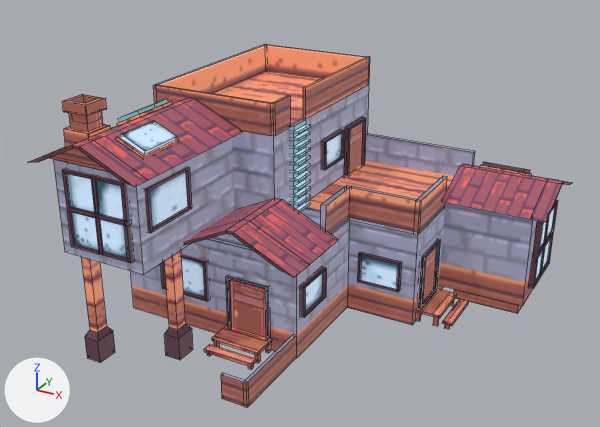
The FBX model NenhumAdeusParaNos/Assets/Models/VilaDaMadeira/Modelos/Casas/Casa da Familia Leth.v2.Anibal.2508.fbx as it was, and as the next commit left it.
Before and after are seen from a 50 mm lens placed at (13.64, -22.71, 14.57), pointed at (1.76, -1.1, 3.76). Every picture has the same lights, and +X, +Y and +Z are marked at lower left. Mesh edges are drawn as thin lines. Where no turn or scale is listed for an object, it has been applied to the vertices. Vertices at the same position are counted once.

In view in the first picture: 'Casa da família Leth'.
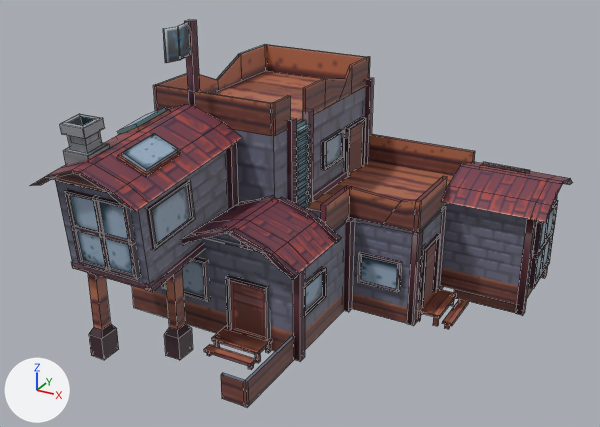
The newer file is also turned or shifted as a whole; pictures and numbers use the older file's frame.

Location of each change, (x1, y1, x2, y2) in pixels of the pictures (600 x 427 px; the box of a moved part takes in the faces that stretch with it):
'Casa da família Leth', surface changed, reshaped (7% taller): before (28, 44, 572, 407); after (30, 20, 573, 407)
part 1 of me_casa_da_família_leth, added: after (343, 218, 355, 312)
part 2 of me_casa_da_família_leth, added: after (293, 269, 305, 361)
part 3 of me_casa_da_família_leth, added: after (407, 230, 423, 326)
part 4 of me_casa_da_família_leth, added: after (436, 207, 446, 289)
part 5 of me_casa_da_família_leth, added (brown): after (515, 219, 536, 316)
part 6 of me_casa_da_família_leth, added: after (540, 194, 558, 279)
part 7 of me_casa_da_família_leth, added (brown): after (302, 110, 314, 203)
part 8 of me_casa_da_família_leth, added: after (365, 78, 374, 162)
part 9 of me_casa_da_família_leth, added: after (287, 118, 297, 204)
part 10 of me_casa_da_família_leth, added: after (226, 142, 239, 209)
part 11 of me_casa_da_família_leth, added: after (313, 171, 349, 201)
part 12 of me_casa_da_família_leth, added: after (240, 241, 248, 249)
part 13 of me_casa_da_família_leth, added: after (184, 20, 200, 106)
part 14 of me_casa_da_família_leth, moved or reshaped: before (28, 98, 437, 363); after (30, 22, 573, 360)
part 15 of me_casa_da_família_leth, surface changed: (68, 118, 555, 349) in both

Edits to the bpy script that builds the scene:
```text
Change mat_material_001:
    where n0 = _N.new('ShaderNodeBsdfPrincipled'); n0.name = 'Principled BSDF'
    remove n0.inputs[28].default_value = 1.0  # 'Emission Strength'
    remove n3 = _N.new('ShaderNodeTexImage'); n3.name = 'Image Texture.001'
    remove n3.image = img_casa1_png
    remove _L.new(n3.outputs[0], n0.inputs[27])  # 'Color' to 'Emission Color'
Change me_casa_da_família_leth:
    used by ob_casa_da_família_leth; location = (0.0, 0.0, 0.0)
    remove me_casa_da_família_leth.from_pydata(...)  # 900 vertices, 707 faces; spans x -4.01..8.84, y -6.83..6.18, z -0.62..8.02
    add me_casa_da_família_leth.from_pydata(...)  # 1130 vertices, 896 faces; spans x -4.01..8.84, y -6.93..6.18, z -0.62..9.62
    me_casa_da_família_leth part 1: a new loose piece, a box spanning x 2.83..3.08, y -0.04..0.27, z -0.08..3.32, in mat_material_001 (picture img_casa1_png)
    me_casa_da_família_leth part 2: a new loose piece, a box spanning x 2.83..3.08, y -3.5..-3.18, z -0.08..3.32, in mat_material_001 (picture img_casa1_png)
    me_casa_da_família_leth part 3: a new loose piece, a box spanning x 5.13..5.39, y 0.2..0.51, z -0.08..3.32, in mat_material_001 (picture img_casa1_png)
    me_casa_da_família_leth part 4: a new loose piece, a box spanning x 5.13..5.39, y 2.39..2.71, z -0.08..3.32, in mat_material_001 (picture img_casa1_png)
    me_casa_da_família_leth part 5: a new loose piece, a box spanning x 8.15..8.41, y 2.62..2.94, z -0.08..3.65, in mat_material_001 (picture img_casa1_png)
    me_casa_da_família_leth part 6: a new loose piece, a box spanning x 8.15..8.41, y 5.68..5.99, z -0.08..3.65, in mat_material_001 (picture img_casa1_png)
    me_casa_da_família_leth part 7: a new loose piece, a box spanning x 0.93..1.19, y 0.56..0.87, z 2.89..6.62, in mat_material_001 (picture img_casa1_png)
    me_casa_da_família_leth part 8: a new loose piece, a box spanning x 0.93..1.19, y 5.4..5.72, z 2.88..6.61, in mat_material_001 (picture img_casa1_png)
    me_casa_da_família_leth part 9: a new loose piece, a box spanning x 0.92..1.18, y -0.6..-0.28, z 2.9..6.63, in mat_material_001 (picture img_casa1_png)
    me_casa_da_família_leth part 10: a new loose piece, a box spanning x -0.61..-0.36, y -1.78..-1.47, z 2.39..6.12, in mat_material_001 (picture img_casa1_png)
    me_casa_da_família_leth part 11: a new loose piece, a box spanning x 0.93..1.19, y 0.89..3.78, z 3.31..3.53, in mat_material_001 (picture img_casa1_png)
    me_casa_da_família_leth part 12: a new loose piece, a box spanning x 0.93..1.19, y -3.39..-0.5, z 3.31..3.53, in mat_material_001 (picture img_casa1_png)
    me_casa_da_família_leth part 13: a new loose piece, a box spanning x -2.19..-1.94, y -1.44..-1.13, z 6.73..9.62, in mat_material_001 (picture img_casa1_png)
    me_casa_da_família_leth part 14: 238 vertices moved from x -4.01..5.45, y -6.83..2.17, z -0.62..8.02 to x -4.01..5.45, y -6.93..2.1, z -0.62..7.48; 126 vertices added at x -3.6..8.84, y -6.89..5.6, z 2.68..9.6
    me_casa_da_família_leth part 15: 94 kept faces spanning x -3.6..8.5, y -6.29..5.75, z -0.09..7.48 get new texture (UV) coordinates
```
